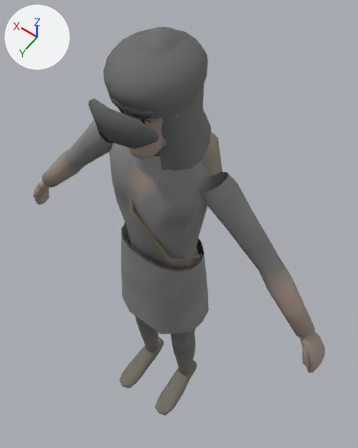
What one commit did to the glTF model assets/models/characters/skaa_man.glb.
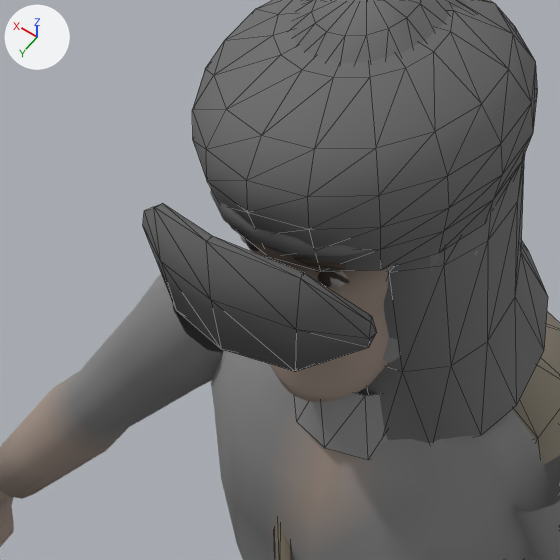
There are two pictures of each version: one whole from a 50 mm camera at (-0.602, 0.744, 2.357) aimed at (0.031, -0.141, 0.966), one close up on the part from 13% to 60% of the width and 8% to 46% of the height. Every picture has the same lights, and +X, +Y and +Z are marked at upper left. The older version's two pictures come first. The close-ups show mesh edges as thin lines. Vertices at exactly the same position are counted once.

Names of what the first close-up shows: 'G_cap', 'G_hood', 'G_sack', 'G_scarf', 'Skaa_man'.
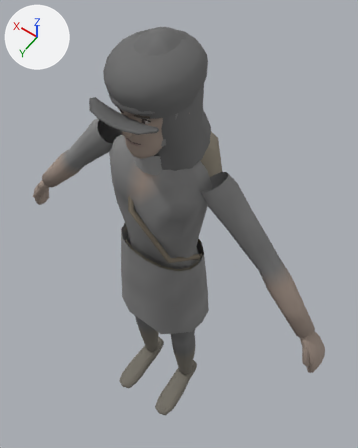
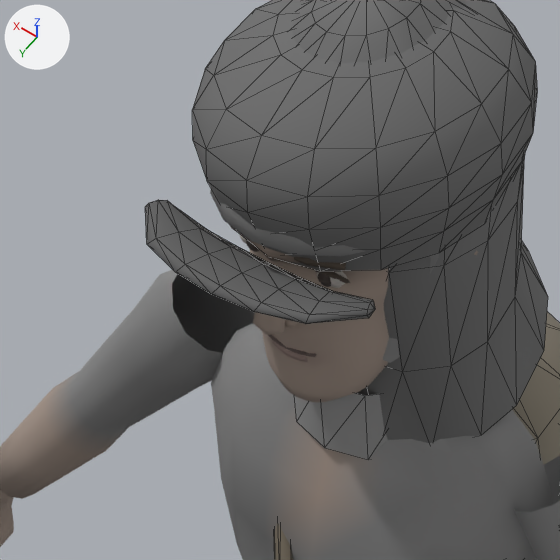
Boxes (x1, y1, x2, y2) around the edits, measured in the close-ups (560 x 560 px):
'G_cap', reshaped
    before: (143, 0, 538, 372)
    after: (145, 0, 538, 324)
part 1 of me_g_cap, added
    after: (145, 200, 375, 324)
part 2 of me_g_cap, deleted
    before: (143, 203, 377, 372)

What the commit changed:
me_g_cap is used by ob_g_cap; location (0.0, 0.0, 0.0).
me_g_cap had 129 vertices, 236 faces and spanned x -0.112..0.112, y -0.139..0.162, z 1.593..1.764.
me_g_cap now has 155 vertices, 288 faces and spans x -0.112..0.112, y -0.139..0.161, z 1.629..1.764.
me_g_cap part 1: a new loose piece of 58 vertices spanning x -0.095..0.095, y 0.101..0.161, z 1.629..1.647, in mat_cloth.
Part 2, on me_g_cap:
32 vertices are removed from x -0.099..0.099, y 0.11..0.162, z 1.593..1.687.
60 faces are deleted.
